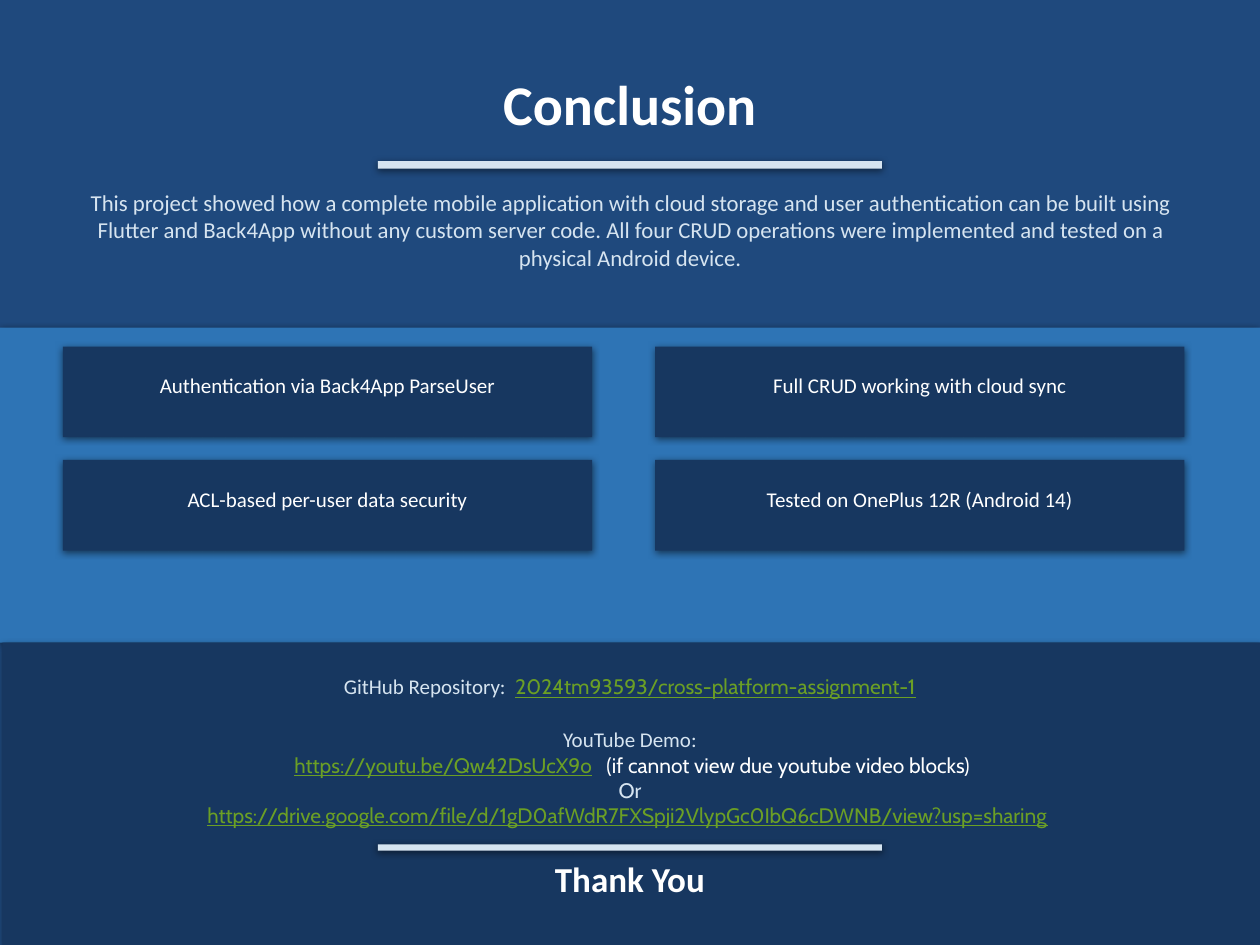
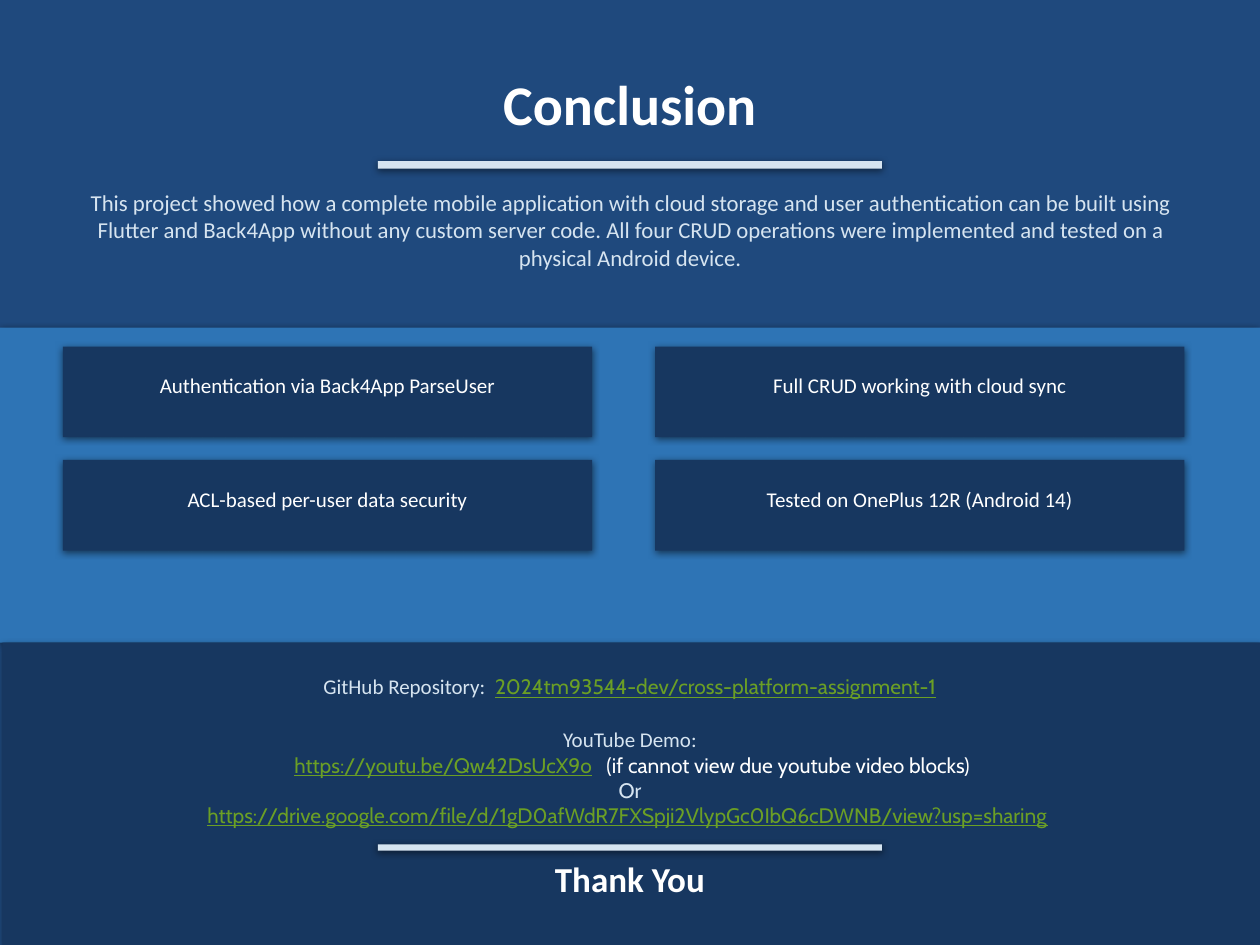
Before and after one commit to 2024tm93544-dev/cross-platform-assignment-1, a slide deck: slide 8 of Presentation and Vidoes/2024tm93544_CrossPlatformAssinment.pptx. Drawn at 1260x945 pixels with LibreOffice and Linux fonts; fonts in the diff are those of the drawing. Boxes give left, top, right and bottom in pixels: in the first picture for what was removed or moved away, otherwise in the second. Text is boxed around its words. In the diff, an @@ line names an element or a change of style, - is before the commit and + after.

Commit message:
Update PowerPoint presentation for Cross Platform Assignment

```diff
--- a/Presentation and Vidoes/2024tm93544_CrossPlatformAssinment.pptx
+++ b/Presentation and Vidoes/2024tm93544_CrossPlatformAssinment.pptx
@@ text at <box>323,678,936,699</box>: text changed @@
-GitHub Repository: 2024tm93593/cross-platform-assignment-1
+GitHub Repository: 2024tm93544-dev/cross-platform-assignment-1
```
